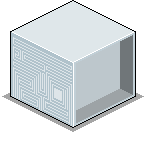
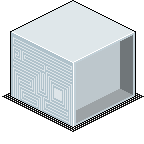
Two versions of the same layered image (144×144). Layer-by-layer changes:
"Layer #5": opacity 35% → 100%, painted on it over [2, 93, 144, 132]
